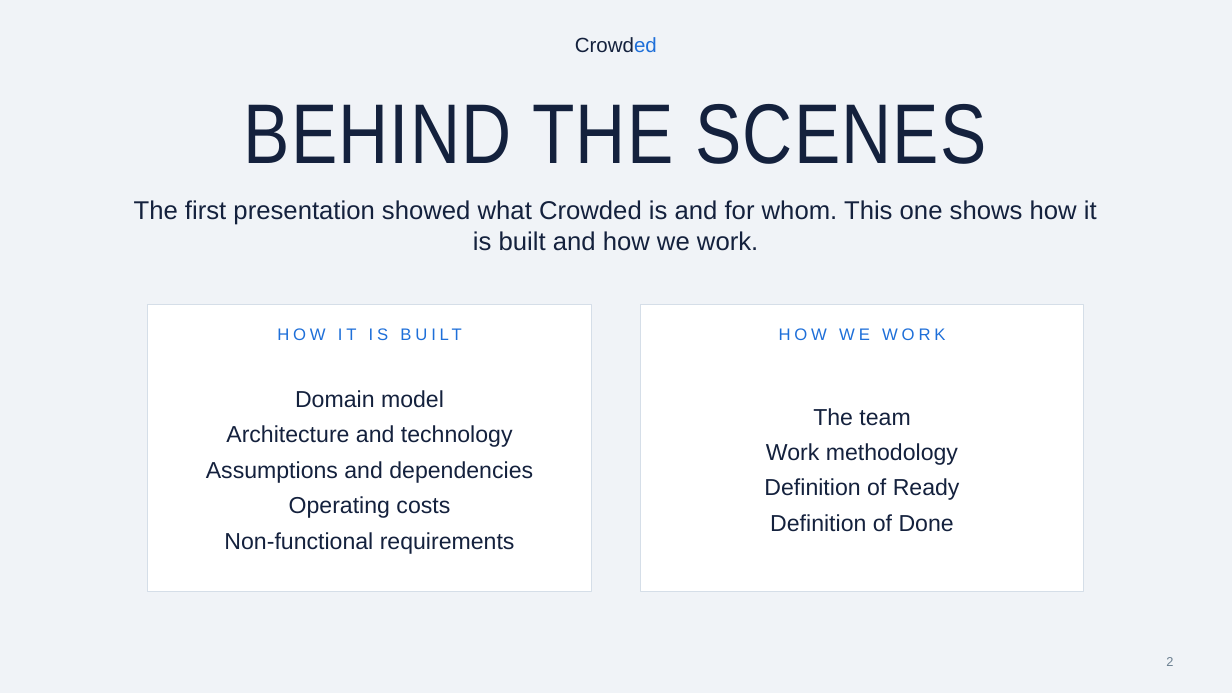
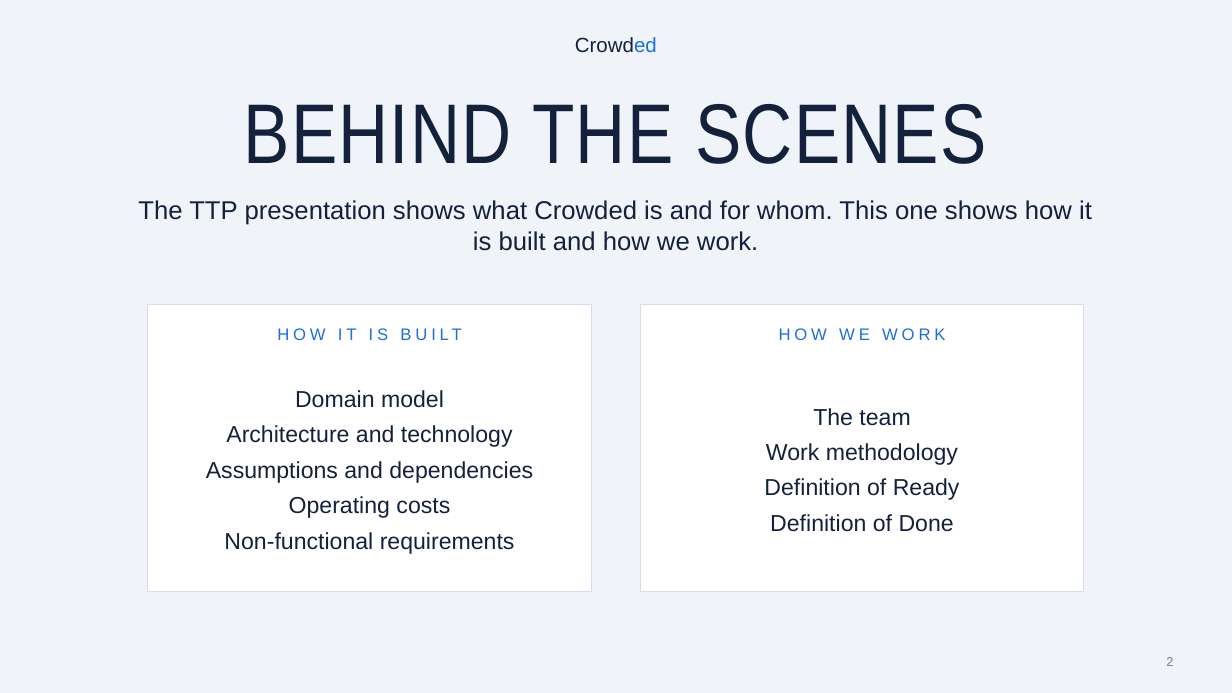
Before and after one commit to andrereis26/crowded-labdsof, a slide deck: slide 2 of docs/presentations/Sprint1/Crowded_LABDSOF_Presentation_Sprint1_PL.pptx. Drawn at 1232x693 pixels with LibreOffice and Linux fonts; fonts in the diff are those of the drawing. Boxes give left, top, right and bottom in pixels: in the first picture for what was removed or moved away, otherwise in the second. Text is boxed around its words. In the diff, an @@ line names an element or a change of style, - is before the commit and + after.

```diff
--- a/docs/presentations/Sprint1/Crowded_LABDSOF_Presentation_Sprint1_PL.pptx
+++ b/docs/presentations/Sprint1/Crowded_LABDSOF_Presentation_Sprint1_PL.pptx
@@ text at [138,200,1092,251]: text changed @@
-The first presentation showed what Crowded is and for whom. This one shows how it is built and how we work.
+The TTP presentation shows what Crowded is and for whom. This one shows how it is built and how we work.
```
Also in this commit, not shown: 1 other slide changed, 2 other files.
